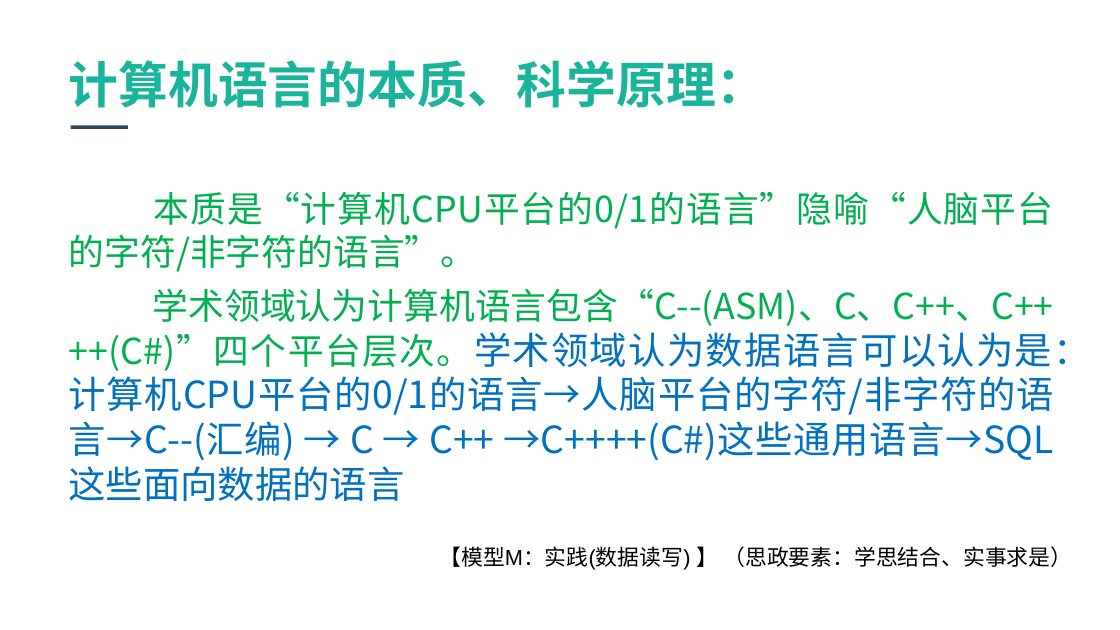
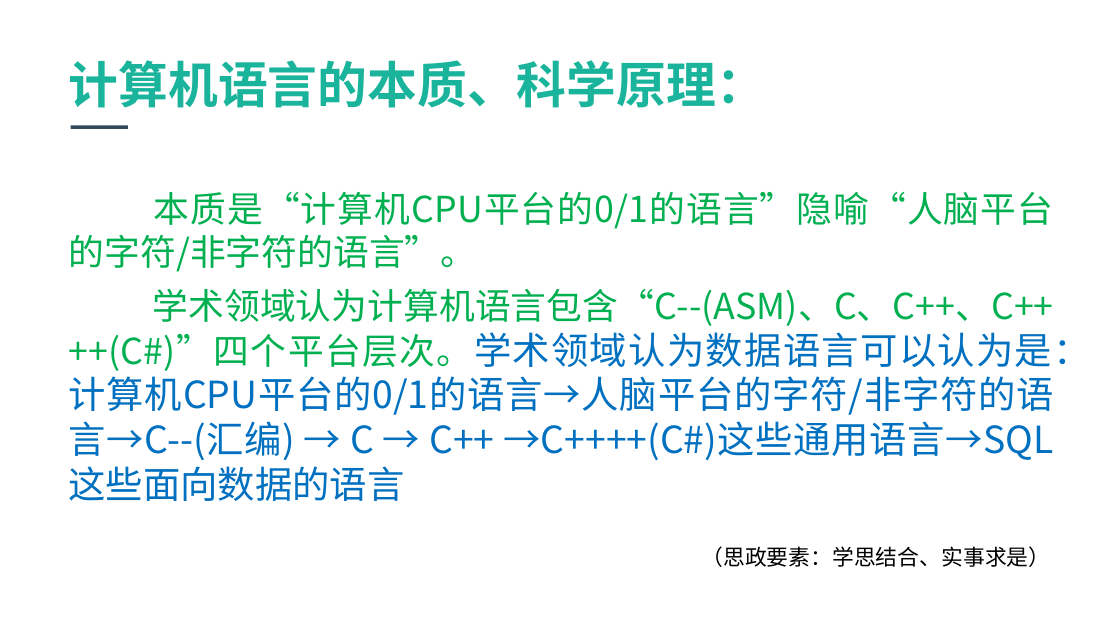
Before and after one commit to jbhuang99/WebEdu_LocalVersion_YuQin_DotNetCore2.1, a slide deck: slide 4 of wwwroot/1-FourPlatformLevelsofUniversalProgrammingLanguage.pptx. Drawn at 1120x630 pixels with LibreOffice and Linux fonts; fonts in the diff are those of the drawing; background and template pictures are left out. Boxes give left, top, right and bottom in pixels: in the first picture for what was removed or moved away, otherwise in the second. Text is boxed around its words. In the diff, an @@ line names an element or a change of style, - is before the commit and + after.

```diff
--- a/wwwroot/1-FourPlatformLevelsofUniversalProgrammingLanguage.pptx
+++ b/wwwroot/1-FourPlatformLevelsofUniversalProgrammingLanguage.pptx
@@ text at (701, 546, 1050, 567): text changed @@
-【模型M：实践(数据读写) 】 （思政要素：学思结合、实事求是）
+（思政要素：学思结合、实事求是）
```
Also in this commit, not shown: 6 other slides changed.
